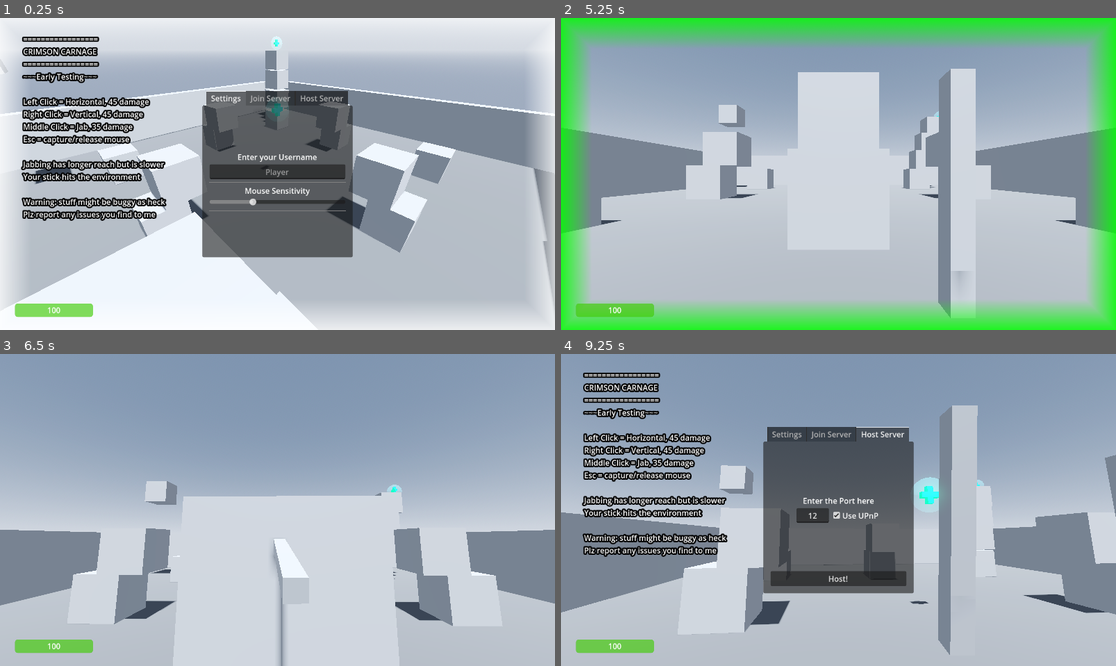
Above: before the commit, frames 1-4 (two rows, left to right).
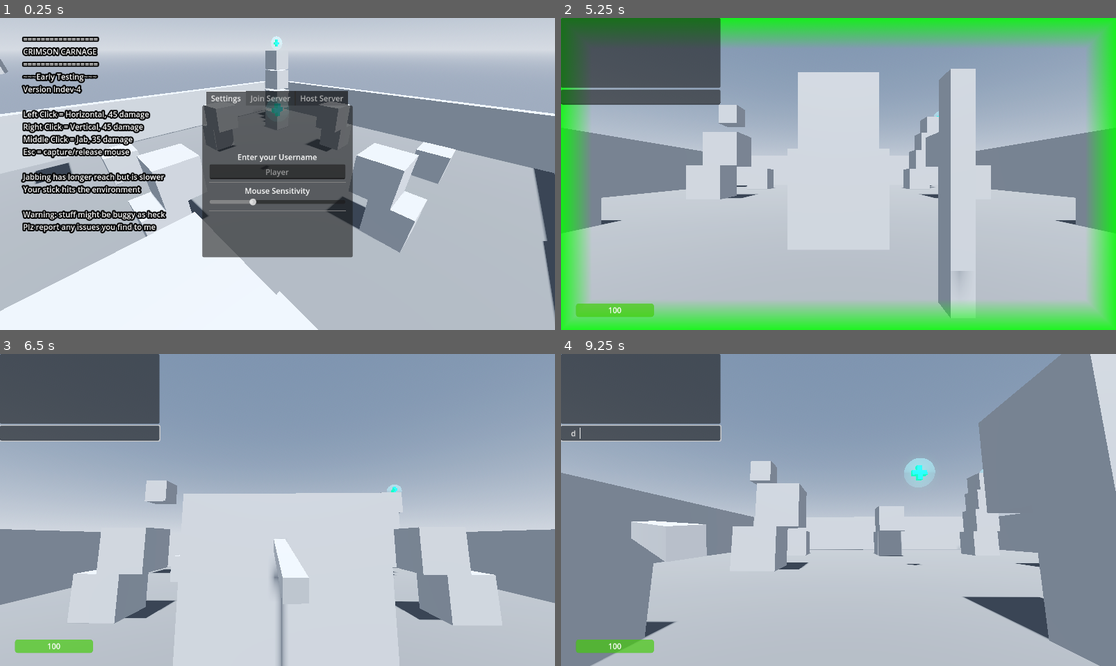
Above: after the commit, the same moments.

Repository: Crystalwarrior/Crimson-Carnage
Game: Godot game, scene res://map.tscn
Two runs of this game, one before a commit and one after it. Both use one fixed random seed, a clock stepped at 60 frames per second and the inputs below. Sound files missing from this copy of the repository are replaced by a short silence.
Inputs (mouse positions are in pixels of both pictures, inside the frame that each line leads up to):
- Up to frame 1 (0.25 s): no input
- Up to frame 2 (5.25 s): click (838, 170) at 0.52 s; type "Alex" at 0.6 s; tap Enter (chat, bound only after the commit) at 1.25, 1.55, 2.1 s; move the mouse to (960, 158) at 1.27 s; hold D (move_right) 1.28-2.03 s; click (960, 158) at 1.35 s; tap Space (jump) at 1.52, 1.82, 2.27, 2.3, 2.57, 2.85 s; move the mouse to (727, 189) at 2.02 s; hold S (move_backward) 2.03-2.78 s; move the mouse to (894, 105) at 2.77 s; hold D (move_right) 2.78-3.5 s; click (894, 105) at 3.05 s; click (810, 180) at 3.52 s; type "12" at 3.6 s; click "Use UPnP" at 4.25 s; click "Host!" at 5 s
- Up to frame 3 (6.5 s): move the mouse to (271, 516) at 5.77 s; hold W (move_forward) from 5.78 s (still down); tap Middle mouse button (alt2_attack) at 5.85 s; tap Space (jump) at 6.02, 6.32 s; tap Enter (chat, bound only after the commit) at 6.05 s
- Up to frame 4 (9.25 s): move the mouse to (877, 513) at 6.52 s; right-click (877, 513) at 6.6 s; tap Space (jump) at 6.77, 6.8, 7.07, 7.52, 7.82, 9.02, 9.05 s; tap Escape (ui_cancel) at 7.15 s; move the mouse to (672, 463) at 7.27 s; release W (move_forward) at 7.28 s; hold A (move_left) 7.28-8.03 s; click (672, 463) at 7.35 s; move the mouse to (866, 510) at 8.02 s; hold S (move_backward) 8.03-8.78 s; tap Enter (chat, bound only after the commit) at 8.1 s; move the mouse to (755, 432) at 8.77 s; hold D (move_right) from 8.78 s (still down); click (755, 432) at 8.85 s

The runs differ from the first frame. In frame 1, 19% of the frame differs, in the area x 0-100%, y 0-100%; in frame 2, 7.9%; in frame 3, 8.7%; in frame 4, 53%.
Error before the commit: Assertion failed: UPNP Discover Failed! Error 24 (res://Network.gd:107)
Error after the commit: Assertion failed: UPNP Discover Failed! Error 24 (res://Network.gd:120)

Commit message:
Add a chat system, killfeed, proper death system and a respawn timer

Diff:
--- a/Network.gd
+++ b/Network.gd
@@ -1,4 +1,5 @@
 extends Node
+
 
 @onready var main_menu:Control = $"../UI/MainMenu"
 @onready var hud:Control = $"../UI/HUD"
@@ -6,8 +7,10 @@
 @onready var health_bar:ProgressBar = $"../UI/HUD/HealthBar"
 @onready var damage_overlay:Control = $"../UI/HUD/DamageOverlay"
 
+
 const Player = preload("res://player.tscn")
 var enet_peer = ENetMultiplayerPeer.new()
+
 
 func host(port, upnp):
 	main_menu.hide()
@@ -22,11 +25,13 @@
 	if upnp:
 		upnp_setup(port)
 
+
 func join(ip, port):
 	main_menu.hide()
 	hud.show()
 	enet_peer.create_client(ip, port)
 	multiplayer.multiplayer_peer = enet_peer
+
 
 func add_player(peer_id):
 	var player = Player.instantiate()
@@ -37,31 +42,39 @@
 		player.nametag.text = main_menu.get_username()
 	respawn_player(peer_id)
 
+
 func _on_multiplayer_spawner_spawned(node):
 	if node.is_multiplayer_authority():
 		node.health_changed.connect(update_health_bar)
 		node.nametag.text = main_menu.get_username()
+
 
 func remove_player(peer_id):
 	var player = get_node_or_null(str(peer_id))
 	if player:
 		player.queue_free()
 
+
 func respawn_player(peer_id):
 	var player = get_node_or_null(str(peer_id))
-	if player:
-		var spawnpoint = get_spawnpoint()
-		if spawnpoint:
-			print("Found spawn point, spawning on ", spawnpoint.name)
-			player.global_transform = spawnpoint.global_transform
-		else:
-			print("No valid spawn point found, spawning on ZERO")
-			player.position = Vector3.ZERO
-		player.hand_animation.stop()
-		player.hand_animation.play("idle")
-		player.invincible_timer.start()
-		player.set_health.rpc(100.0)
-		player.invincibility.rpc(3.0)
+	if not player:
+		return
+
+	var spawnpoint = get_spawnpoint()
+	if spawnpoint:
+		print("Found spawn point, spawning on ", spawnpoint.name)
+		player.global_transform = spawnpoint.global_transform
+	else:
+		print("No valid spawn point found, spawning on ZERO")
+		player.position = Vector3.ZERO
+	player.hand_animation.stop()
+	player.hand_animation.play("idle")
+	player.invincible_timer.start()
+	player.set_health.rpc(100.0)
+	player.invincibility.rpc(3.0)
+	player.set_visible(true)
+	player.unfreeze()
+
 
 func get_spawnpoint():
 	var spawn_array = $"../SpawnPoints".get_children()
@@ -70,6 +83,7 @@
 		if child.usable:
 			return child
 	return null
+
 
 func update_health_bar(health_value):
 	var difference = health_value - health_bar.value
@@ -88,8 +102,7 @@
 
 	# this is the dumbest place to handle it (isn't this function ui?)
 	if health_value <= 0:
-		respawn_player(multiplayer.get_unique_id())
-		health_value = 100.0
+		kill_player.rpc(multiplayer.get_unique_id())
 
 	health_bar.value = health_value
 	health_bar.get_node("Label").text = str(health_value)
@@ -123,3 +136,36 @@
 
 func _on_main_menu_host(port, upnp):
 	host(port, upnp)
+
+
+func _on_hud_chat(msg):
+	send_chat.rpc(main_menu.get_username() + ": " + msg)
+
+
+@rpc("any_peer", "call_local")
+func send_chat(msg, noise = true):
+	hud.chat_box.message_received(msg, noise)
+
+
+@rpc("any_peer", "call_local")
+func kill_player(peer_id):
+	var player = get_node_or_null(str(peer_id))
+	if not player:
+		return
+
+	print(player.last_hit)
+	if player.last_hit != 0:
+		var attacker_name = "Unknown Killer"
+		var attacker = get_node_or_null(str(player.last_hit))
+		if attacker:
+			attacker_name = attacker.nametag.text
+		# Killfeed
+		send_chat("[color=pink]" + attacker_name + "[img=24]res://assets/icons/sword.png[/img]" + player.nametag.text + "[/color]", false)
+	else:
+		# Suicide
+		send_chat("[img=24]res://assets/icons/skull.png[/img]" + player.nametag.text, false)
+	player.set_visible(false)
+	player.freeze()
+
+	# Respawn the player in 3 seconds
+	get_tree().create_timer(3.0).timeout.connect(respawn_player.bind(peer_id))
--- /dev/null
+++ b/chat.gd
@@ -0,0 +1,38 @@
+extends Control
+
+
+@onready var chat_input:LineEdit = $ChatInput
+@onready var chat_logs:RichTextLabel = $ChatLogs/RichTextLabel
+@onready var chat_audio:AudioStreamPlayer = $ChatAudio
+
+
+signal send(msg)
+
+
+func _unhandled_input(event):
+	if event.is_action("chat") and event.is_pressed() and not event.is_echo():
+		if chat_input.has_focus():
+			if chat_input.text != "":
+				send.emit(chat_input.text)
+				chat_input.clear()
+			chat_unfocus()
+		else:
+			chat_focus()
+	if event.is_action("ui_cancel") and event.is_pressed() and not event.is_echo():
+		chat_unfocus()
+
+
+func chat_unfocus():
+	chat_input.release_focus()
+	Input.set_mouse_mode(Input.MOUSE_MODE_CAPTURED)
+
+
+func chat_focus():
+	chat_input.grab_focus()
+	Input.set_mouse_mode(Input.MOUSE_MODE_VISIBLE)
+
+
+func message_received(msg, noise = true):
+	chat_logs.append_text("\n"+msg)
+	if noise:
+		chat_audio.play()
--- /dev/null
+++ b/hud.gd
@@ -0,0 +1,10 @@
+extends Control
+
+
+@onready var chat_box:Control = $Chat
+
+signal chat(msg)
+
+
+func _on_chat_send(msg):
+	chat.emit(msg)
--- a/hud.tscn
+++ b/hud.tscn
@@ -1,6 +1,9 @@
-[gd_scene load_steps=3 format=3 uid="uid://r1ylckyy0ylh"]
+[gd_scene load_steps=6 format=3 uid="uid://r1ylckyy0ylh"]
 
+[ext_resource type="Script" path="res://hud.gd" id="1_dnq0r"]
 [ext_resource type="StyleBox" uid="uid://kr3pmx0ygoh3" path="res://assets/ui/stylebox_health_bar.tres" id="1_u8bsb"]
+[ext_resource type="Script" path="res://chat.gd" id="2_ulpa3"]
+[ext_resource type="AudioStream" uid="uid://cwajme7r1di3n" path="res://assets/sounds/ui/chat.ogg" id="3_4mel7"]
 
 [sub_resource type="StyleBoxFlat" id="StyleBoxFlat_4wd06"]
 draw_center = false
@@ -19,6 +22,7 @@
 grow_horizontal = 2
 grow_vertical = 2
 mouse_filter = 2
+script = ExtResource("1_dnq0r")
 
 [node name="DamageOverlay" type="Panel" parent="."]
 layout_mode = 1
@@ -51,3 +55,26 @@
 text = "100"
 horizontal_alignment = 1
 vertical_alignment = 1
+
+[node name="Chat" type="VBoxContainer" parent="."]
+layout_mode = 0
+offset_right = 331.0
+offset_bottom = 180.0
+script = ExtResource("2_ulpa3")
+
+[node name="ChatLogs" type="PanelContainer" parent="Chat"]
+layout_mode = 2
+size_flags_vertical = 3
+
+[node name="RichTextLabel" type="RichTextLabel" parent="Chat/ChatLogs"]
+layout_mode = 2
+bbcode_enabled = true
+scroll_following = true
+
+[node name="ChatInput" type="LineEdit" parent="Chat"]
+layout_mode = 2
+
+[node name="ChatAudio" type="AudioStreamPlayer" parent="Chat"]
+stream = ExtResource("3_4mel7")
+
+[connection signal="send" from="Chat" to="." method="_on_chat_send"]
--- a/main_menu.tscn
+++ b/main_menu.tscn
@@ -177,6 +177,7 @@
 CRIMSON CARNAGE
 =================
 ~~~Early Testing~~~
+Version Indev-4
 
 Left Click = Horizontal, 45 damage
 Right Click = Vertical, 45 damage
--- a/map.tscn
+++ b/map.tscn
@@ -56,6 +56,7 @@
 [node name="UI" type="CanvasLayer" parent="."]
 
 [node name="HUD" parent="UI" instance=ExtResource("2_o303t")]
+visible = false
 
 [node name="MainMenu" parent="UI" instance=ExtResource("3_roxrb")]
 
@@ -397,6 +398,7 @@
 transform = Transform3D(0.777025, -0.62947, 0, 0.62947, 0.777025, 0, 0, 0, 1, -10.5, 6.5, 10.023)
 text = "cw wuz here"
 
+[connection signal="chat" from="UI/HUD" to="Network" method="_on_hud_chat"]
 [connection signal="host" from="UI/MainMenu" to="Network" method="_on_main_menu_host"]
 [connection signal="join" from="UI/MainMenu" to="Network" method="_on_main_menu_join"]
 [connection signal="spawned" from="MultiplayerSpawner" to="Network" method="_on_multiplayer_spawner_spawned"]
--- a/player.gd
+++ b/player.gd
@@ -23,6 +23,8 @@
 
 var health : float = 100.0
 var max_health : float = 100.0
+
+var last_hit = null
 
 signal health_changed(value)
 
@@ -81,9 +83,14 @@
 func _unhandled_input(event : InputEvent) -> void:
 	if not is_multiplayer_authority(): return
 
+	# Mouselook is epic
+	if event is InputEventMouseMotion: _aim(event)
+
+	# we're too dead to process any movement
+	if health <= 0: return
+
 	input_dir = Input.get_vector("move_left", "move_right", "move_forward", "move_backward")
-	if event is InputEventMouseMotion: _aim(event)
-	if Input.is_action_just_pressed("jump"): jumping = true
+	if event.is_action("jump") and event.is_pressed() and not event.is_echo(): jumping = true
 	# Attack
 	if event.is_action("attack") and event.is_pressed() and not event.is_echo():
 		if hand_animation.current_animation == "idle":
@@ -99,6 +106,8 @@
 func _physics_process(delta : float) -> void:
 	$SpawnShield.visible = not invincible_timer.is_stopped()
 	if not is_multiplayer_authority(): return
+	# we're too dead to do any physics
+	if health <= 0: return
 
 	velocity = _walk(delta) + _gravity(delta) + _jump(delta)
 	move_and_slide()
@@ -207,7 +216,7 @@
 			hitsound_murder.rpc()
 		else:
 			hitsound_harm.rpc()
-		hit_body.receive_damage.rpc(dmg_amount)
+		hit_body.receive_damage.rpc(dmg_amount, multiplayer.get_unique_id())
 	else:
 		hitsound_env.rpc()
 
@@ -315,7 +324,8 @@
 
 
 @rpc("any_peer", "call_local")
-func receive_damage(amt):
+func receive_damage(amt, source_id = 0):
+	last_hit = source_id
 	health -= amt
 	health_changed.emit(health)
 
@@ -329,6 +339,20 @@
 @rpc("any_peer", "call_local")
 func invincibility(amt):
 	invincible_timer.start(amt)
+
+
+func freeze():
+	axis_lock_linear_x = true
+	axis_lock_linear_y = true
+	axis_lock_linear_z = true
+	collision_shape.disabled = true
+
+
+func unfreeze():
+	axis_lock_linear_x = false
+	axis_lock_linear_y = false
+	axis_lock_linear_z = false
+	collision_shape.disabled = false
 
 
 func colorize():
--- a/project.godot
+++ b/project.godot
@@ -63,3 +63,9 @@
 "events": [Object(InputEventKey,"resource_local_to_scene":false,"resource_name":"","device":-1,"window_id":0,"alt_pressed":false,"shift_pressed":false,"ctrl_pressed":false,"meta_pressed":false,"pressed":false,"keycode":0,"physical_keycode":32,"key_label":0,"unicode":32,"echo":false,"script":null)
 ]
 }
+chat={
+"deadzone": 0.5,
+"events": [Object(InputEventKey,"resource_local_to_scene":false,"resource_name":"","device":-1,"window_id":0,"alt_pressed":false,"shift_pressed":false,"ctrl_pressed":false,"meta_pressed":false,"pressed":false,"keycode":0,"physical_keycode":4194309,"key_label":0,"unicode":0,"echo":false,"script":null)
+, Object(InputEventKey,"resource_local_to_scene":false,"resource_name":"","device":-1,"window_id":0,"alt_pressed":false,"shift_pressed":false,"ctrl_pressed":false,"meta_pressed":false,"pressed":false,"keycode":0,"physical_keycode":4194310,"key_label":0,"unicode":0,"echo":false,"script":null)
+]
+}
Binary file added: assets/icons/award.png
Not shown, added: assets/icons/award.png.import
Binary file added: assets/icons/shield.png
Not shown, added: assets/icons/shield.png.import
Binary file added: assets/icons/skull.png
Not shown, added: assets/icons/skull.png.import
Binary file added: assets/icons/sword.png
Not shown, added: assets/icons/sword.png.import
Not shown, added: assets/sounds/ui/chat.ogg.import
Not shown, added: assets/sounds/ui/chat.ogg
